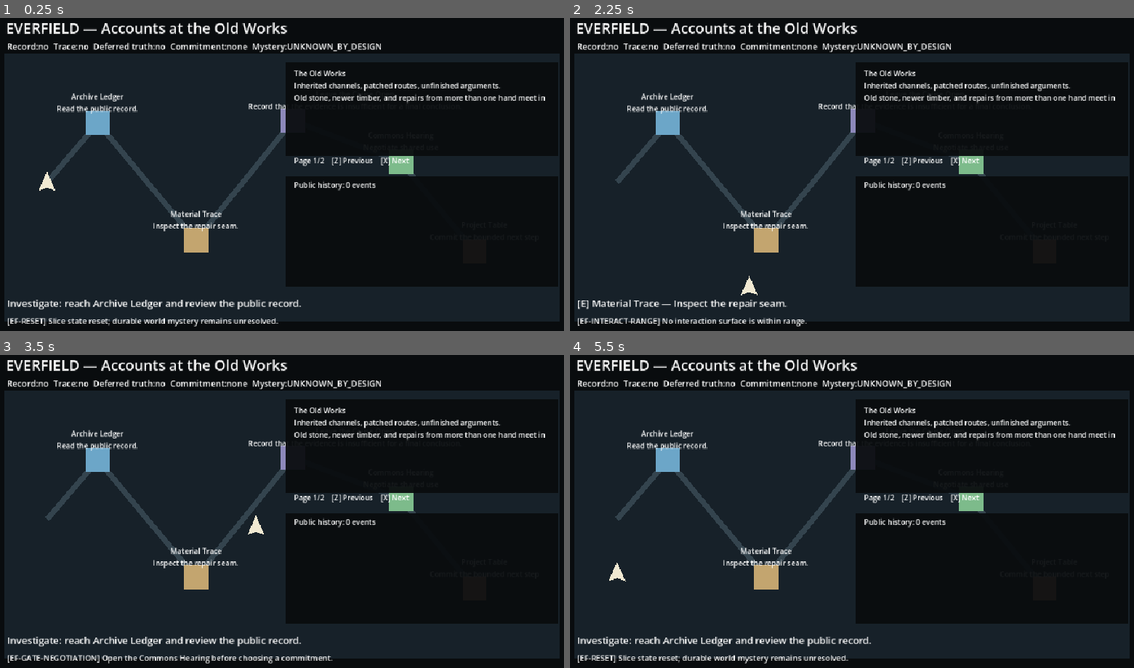
Above: before the commit, frames 1-4 (two rows, left to right).
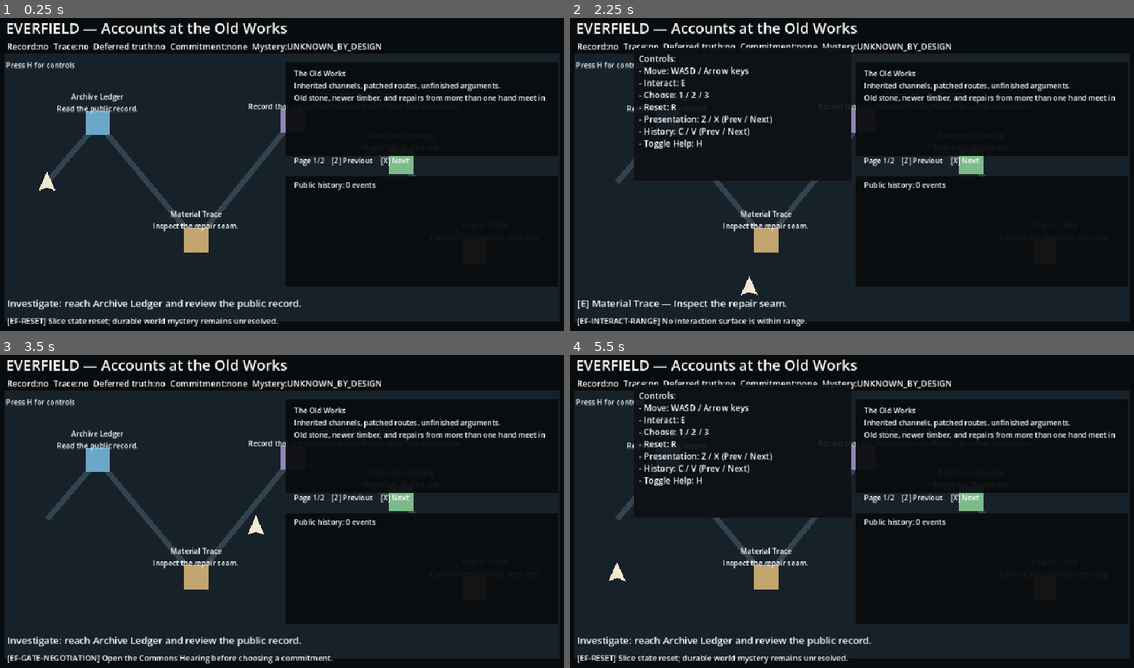
Above: after the commit, the same moments.

Repository: vokerg/everfield
Game: Godot game, scene res://main.tscn
Same seed, same stepped clock (60 frames per second), same inputs: the game is played once before the commit and once after it.
Inputs (mouse positions are in pixels of both pictures, inside the frame that each line leads up to):
- Up to frame 1 (0.25 s): no input
- Up to frame 2 (2.25 s): tap H at 0.5, 0.6, 1.25, 1.35, 2 s; move the mouse to (981, 155) at 0.52 s; hold D 0.53-1.28 s; click (981, 155) at 0.67 s; tap Enter (ui_accept) at 0.77, 1.52 s; move the mouse to (733, 190) at 1.27 s; hold S 1.28-2.03 s; move the mouse to (908, 99) at 2.02 s; hold D from 2.03 s (still down); tap E at 2.1 s
- Up to frame 3 (3.5 s): tap H at 2.3, 2.75, 3.05 s; move the mouse to (253, 574) at 2.77 s; release D at 2.78 s; hold W from 2.78 s (still down); tap 1 at 2.85 s; click (253, 574) at 2.92 s; tap Enter (ui_accept) at 3.02 s
- Up to frame 4 (5.5 s): tap H at 3.5, 3.8, 4.25, 4.55, 5.3 s; move the mouse to (1026, 558) at 3.52 s; release W at 3.53 s; hold A 3.53-5.03 s; tap 2 at 3.6 s; tap Enter (ui_accept) at 3.77, 4.52 s; move the mouse to (677, 461) at 4.27 s; tap 3 at 4.35 s; move the mouse to (880, 508) at 5.02 s; hold S from 5.03 s (still down); tap R at 5.1 s; click (880, 508) at 5.17 s

The runs differ from the first frame. In frame 1, 0.2% of the frame differs, in the area x 1-14%, y 13-17%; in frame 2, 2.5%, in the area x 1-50%, y 9-52%; in frame 3, 0.2%; in frame 4, 2.5%.

Commit message:
feat(game): discoverable controls help in first playable
Owner-directed output integration of separate GitHub Actions Copilot worker for issue #1822. Verified main/HEAD, conservative two-file diff, viewport/key/state regression and hosted exact-head Godot 4.7.1 smoke PASS. Worker PR creation remained blocked by repository GitHub Actions setting; owner connection recovered draft PR. No narrative/canonicality/release authority.

Diff:
--- a/game/main.gd
+++ b/game/main.gd
@@ -23,6 +23,8 @@
 var objective_label: Label
 var status_label: Label
 var diagnostic_label: Label
+var help_panel: ColorRect
+var help_hint_label: Label
 var presentation_panel: ColorRect
 var presentation_label: Label
 var presentation_nav_label: Label
@@ -112,6 +114,10 @@
     if not key_event.pressed or key_event.echo:
         return
     match key_event.keycode:
+        KEY_H:
+            if help_panel != null:
+                help_panel.visible = not help_panel.visible
+            return
         KEY_Z:
             navigate_public_text(-1)
         KEY_X:
@@ -254,7 +260,39 @@
     diagnostic_label.add_theme_font_size_override("font_size", 13)
     add_child(diagnostic_label)
 
+    # Small persistent hint for discoverable controls (non-modal).
+    help_hint_label = Label.new()
+    help_hint_label.name = "HelpHint"
+    help_hint_label.position = Vector2(24, 84)
+    help_hint_label.size = Vector2(220, 22)
+    help_hint_label.text = "Press H for controls"
+    help_hint_label.add_theme_font_size_override("font_size", 12)
+    help_hint_label.z_index = 7
+    add_child(help_hint_label)
+
+    # Non-modal help panel toggled by H. Hidden by default to avoid changing scene.
+    help_panel = ColorRect.new()
+    help_panel.name = "HelpPanel"
+    help_panel.position = Vector2(120, 64)
+    help_panel.size = Vector2(360, 220)
+    help_panel.color = Color(0.05, 0.06, 0.08, 0.9)
+    help_panel.z_index = 8
+    help_panel.visible = false
+    add_child(help_panel)
+
+    var help_text = RichTextLabel.new()
+    help_text.name = "HelpText"
+    help_text.position = Vector2(8, 8)
+    help_text.size = Vector2(344, 204)
+    help_text.bbcode_enabled = false
+    help_text.scroll_active = false
+    help_text.add_theme_font_size_override("normal_font_size", 14)
+    help_text.text = "Controls:\n- Move: WASD / Arrow keys\n- Interact: E\n- Choose: 1 / 2 / 3\n- Reset: R\n- Presentation: Z / X (Prev / Next)\n- History: C / V (Prev / Next)\n- Toggle Help: H"
+    help_panel.add_child(help_text)
+
 func reset_slice() -> void:
+    if help_panel != null:
+        help_panel.visible = false
     session_state.reset()
     history_page = 0
     if player != null:
--- a/game/smoke_test.gd
+++ b/game/smoke_test.gd
@@ -32,6 +32,50 @@
     _expect(game.diagnostic_catalog != null, "published diagnostic catalog component wired")
     _expect(game.hud_objective_model != null, "published HUD objective/status component wired")
     _expect(game.has_method("_refresh_nearby_hint") and game.has_method("_unhandled_key_input"), "new source-frozen feedback and command dispatch seam is callable")
+
+    # Discoverable non-modal help UI exists and responds to H without mutating state
+    _expect(game.get_node_or_null("HelpHint") != null and (game.get_node_or_null("HelpHint") as Label).text == "Press H for controls", "H help hint is present and legible at boot")
+    _expect(game.get_node_or_null("HelpPanel") != null and not (game.get_node_or_null("HelpPanel") as ColorRect).visible, "Help panel exists and is hidden at boot")
+    var state_before_help: Dictionary = game.get_game_state()
+    var ev := InputEventKey.new()
+    ev.pressed = true
+    ev.echo = false
+    ev.keycode = KEY_H
+    game._unhandled_key_input(ev)
+    await process_frame
+    _expect((game.get_node("HelpPanel") as ColorRect).visible, "H toggles help panel visible without mutating game state")
+    _expect(game.get_game_state() == state_before_help, "Toggling help cannot mutate session state")
+    # Toggle off
+    game._unhandled_key_input(ev)
+    await process_frame
+    _expect(not (game.get_node("HelpPanel") as ColorRect).visible, "H toggles help panel hidden again")
+    _expect(game.get_game_state() == state_before_help, "Repeated help toggles do not mutate session state")
+    var help_hint: Label = game.get_node("HelpHint") as Label
+    _expect(help_hint.position.x >= 0 and help_hint.position.y >= 0
+        and help_hint.position.x + help_hint.size.x <= 960
+        and help_hint.position.y + help_hint.size.y <= 540,
+        "H help hint is contained within 960x540 viewport")
+
+    # Key release, echo, and physical-only H must not activate the overlay.
+    ev.pressed = false
+    game._unhandled_key_input(ev)
+    _expect(not (game.get_node("HelpPanel") as ColorRect).visible, "released H does not toggle help")
+    ev.pressed = true
+    ev.echo = true
+    game._unhandled_key_input(ev)
+    _expect(not (game.get_node("HelpPanel") as ColorRect).visible, "echo H does not toggle help")
+    ev.echo = false
+    ev.keycode = 0
+    ev.physical_keycode = KEY_H
+    game._unhandled_key_input(ev)
+    _expect(not (game.get_node("HelpPanel") as ColorRect).visible, "physical-only H does not toggle help")
+    ev.keycode = KEY_H
+    ev.physical_keycode = 0
+    game._unhandled_key_input(ev)
+    _expect((game.get_node("HelpPanel") as ColorRect).visible, "H may reopen the help panel")
+    game.reset_slice()
+    _expect(not (game.get_node("HelpPanel") as ColorRect).visible, "reset hides transient help overlay")
+    _expect(game.get_game_state() == state_before_help, "reset after help leaves initial game state intact")
 
     _expect(game.station_world is RefCounted, "reviewed station-world metadata provider is wired")
     _expect(game.playable_presentation is RefCounted, "reviewed public narrative assembler is wired")
